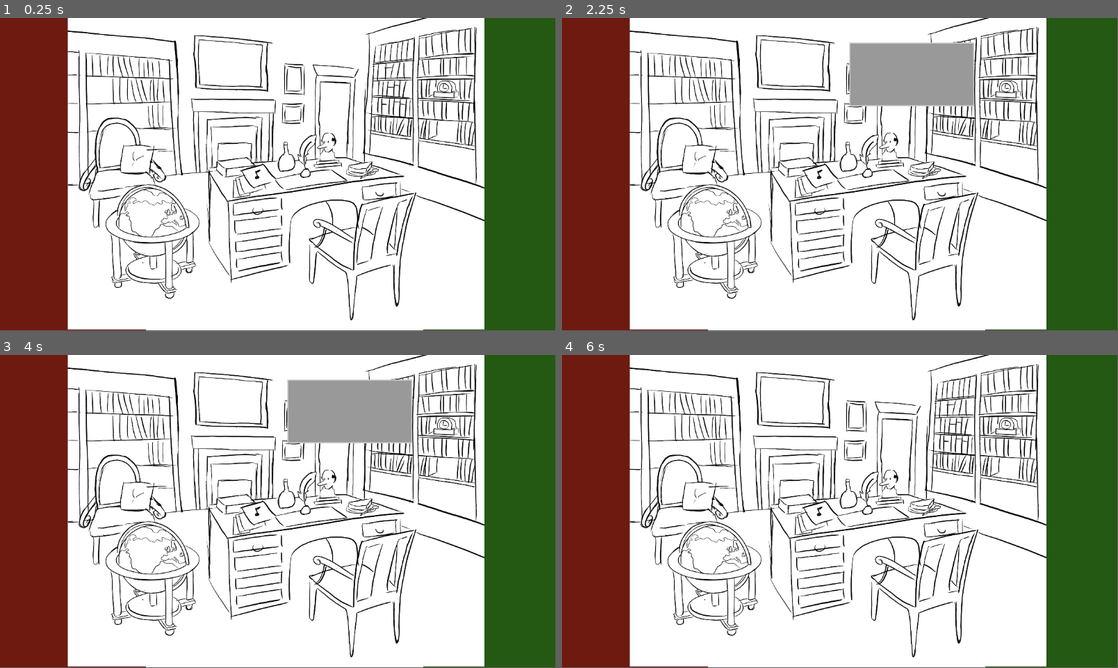
Above: before the commit, frames 1-4 (two rows, left to right).
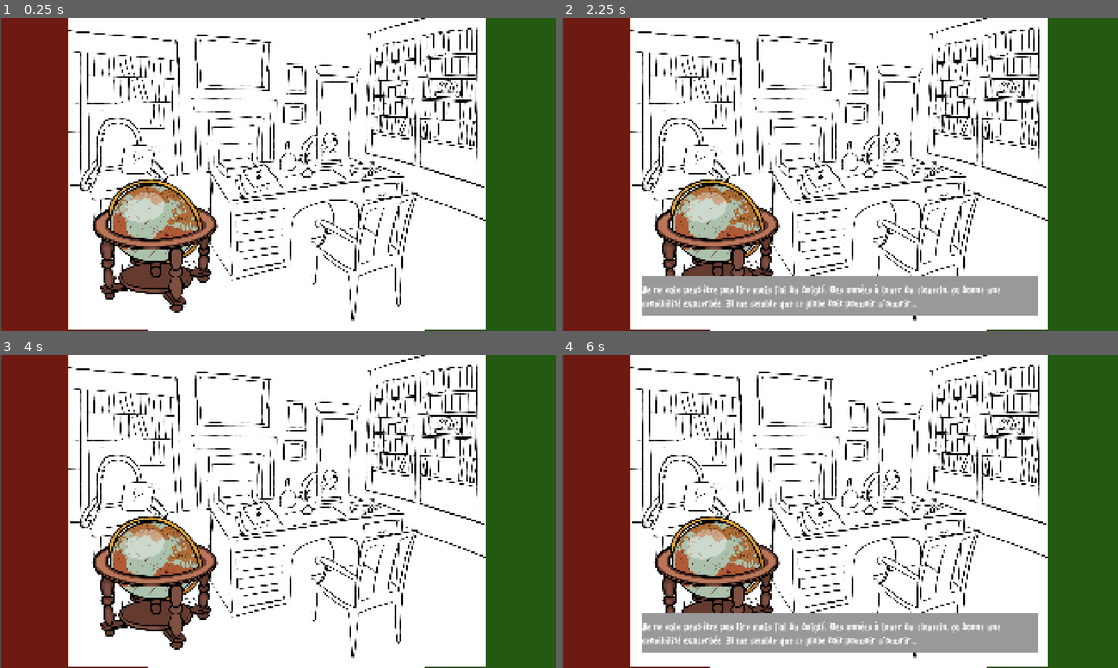
Above: after the commit, the same moments.

Repository: pyrrhosii/gamejam2026-project
Game: Godot game, scene res://scenes/cabinet_arlequina.tscn
The game is run twice, just before and just after one commit, with the same random seed, the same clock (stepped at 60 frames per second) and the same inputs. Before the commit the project has no main scene; this scene is started directly in both runs.
Inputs (mouse positions are in pixels of both pictures, inside the frame that each line leads up to; where the layout moved, square brackets give the same spot in the first picture):
- Up to frame 1 (0.25 s): no input
- Up to frame 2 (2.25 s): click (717, 227) [795, 64] at 0.5 s; click (717, 227) [795, 64] at 1.25 s; click (717, 227) [795, 64] at 2 s
- Up to frame 3 (4 s): tap Enter at 2.75 s; move the mouse to (400, 495) at 2.77 s; click (400, 495) at 2.92 s; tap Space at 3.5 s; move the mouse to (166, 527) at 3.52 s; click (166, 527) at 3.67 s
- Up to frame 4 (6 s): tap Enter at 4.25, 5.75 s; move the mouse to (895, 442) at 4.27 s; click (895, 442) at 4.42 s; tap Space at 5 s; move the mouse to (812, 574) at 5.02 s; click (812, 574) at 5.17 s; move the mouse to (1006, 558) at 5.77 s; click (1006, 558) at 5.92 s
In our replay, the window is 799x449 before the commit and 800x450 after it. These sizes can differ from the game's own. Grey fills any space a smaller window leaves; there, only what the larger window draws over its background counts as a difference.

The runs differ from the first frame. In frame 1, 20% of the frame differs, in the area x 0-88%, y 0-100%; in frame 2, 30%; in frame 3, 23%; in frame 4, 27%.

Commit message:
first scene

Diff:
--- a/project.godot
+++ b/project.godot
@@ -11,8 +11,16 @@
 [application]
 
 config/name="gamejam2026"
+run/main_scene="uid://tk2hpyngrorq"
 config/features=PackedStringArray("4.6", "Forward Plus")
 config/icon="res://assets/icon.svg"
+
+[display]
+
+window/size/viewport_width=1920
+window/size/viewport_height=1080
+window/size/resizable=false
+window/stretch/mode="canvas_items"
 
 [physics]
 
--- a/scenes/cabinet_arlequina.tscn
+++ b/scenes/cabinet_arlequina.tscn
@@ -1,13 +1,19 @@
 [gd_scene format=3 uid="uid://tk2hpyngrorq"]
 
 [ext_resource type="Texture2D" uid="uid://bgnh2oklp3flx" path="res://assets/cabinet.jpg" id="1_qiyoi"]
+[ext_resource type="Texture2D" uid="uid://byofryw3mq6x6" path="res://assets/globe-ferme.png" id="2_milfc"]
 [ext_resource type="Script" uid="uid://bnn4s2jqx8j27" path="res://scenes/buttonGlobe.gd" id="2_qiyoi"]
+[ext_resource type="FontFile" uid="uid://ba5qbl2c8qek2" path="res://fonts/Ancient Medium.ttf" id="3_whpie"]
 
 [sub_resource type="StyleBoxFlat" id="StyleBoxFlat_c6sfa"]
 border_width_left = 2
 border_width_top = 2
 border_width_right = 2
 border_width_bottom = 2
+
+[sub_resource type="LabelSettings" id="LabelSettings_qiyoi"]
+font = ExtResource("3_whpie")
+font_size = 38
 
 [node name="Cabinet-arlequina" type="Node2D" unique_id=942869782]
 
@@ -30,26 +36,40 @@
 texture = ExtResource("1_qiyoi")
 expand_mode = 1
 metadata/_edit_use_anchors_ = true
+metadata/_edit_lock_ = true
+
+[node name="CanvasLayer" type="CanvasLayer" parent="." unique_id=457794409]
+
+[node name="GlobeFerme" type="Sprite2D" parent="CanvasLayer" unique_id=300909261]
+position = Vector2(535, 785)
+scale = Vector2(0.6866197, 0.60791767)
+texture = ExtResource("2_milfc")
 
 [node name="dialogueBoxTableau" type="CanvasLayer" parent="." unique_id=775718855]
 follow_viewport_enabled = true
 
 [node name="TextureButton" type="TextureButton" parent="dialogueBoxTableau" unique_id=1979717359]
 anchors_preset = -1
-anchor_left = 0.365
-anchor_right = 0.47000003
-anchor_bottom = 0.231
-offset_left = -0.480011
-offset_top = 48.0
-offset_right = 0.5599365
-offset_bottom = 0.31199646
+anchor_left = 0.20700002
+anchor_top = 0.56100005
+anchor_right = 0.34100002
+anchor_bottom = 0.799
+offset_left = 16.559967
+offset_top = -21.880066
+offset_right = 0.27996826
+offset_bottom = 0.079956055
 script = ExtResource("2_qiyoi")
 
 [node name="Panel" type="Panel" parent="dialogueBoxTableau" unique_id=1602997527]
-offset_left = 596.0
-offset_top = 51.0
-offset_right = 855.0
-offset_bottom = 183.0
+anchors_preset = -1
+anchor_left = 0.143
+anchor_top = 0.82500005
+anchor_right = 0.85700005
+anchor_bottom = 0.95500004
+offset_left = 0.44000244
+offset_top = -6.1035156e-05
+offset_right = -0.44006348
+offset_bottom = -0.4000244
 theme_override_styles/panel = SubResource("StyleBoxFlat_c6sfa")
 
 [node name="container" type="MarginContainer" parent="dialogueBoxTableau/Panel" unique_id=1448657170]
@@ -57,11 +77,10 @@
 anchors_preset = -1
 anchor_right = 1.0320001
 anchor_bottom = 1.0
-offset_left = -66.0
-offset_top = -94.0
-offset_right = -61.93602
-offset_bottom = -94.0
+offset_right = -43.840088
 
 [node name="Label" type="Label" parent="dialogueBoxTableau/Panel/container" unique_id=813671938]
 layout_mode = 2
-text = "Ceci est un Tableau de maître"
+text = "Je ne sais peut-être pas lire mais j’ai du doigté. Des années à jouer du clavecin, ça donne une sensibilité exacerbée. Il me semble que ce globe doit pouvoir s’ouvrir…"
+label_settings = SubResource("LabelSettings_qiyoi")
+autowrap_mode = 2
--- a/scenes/cabinet_pantalone.tscn
+++ b/scenes/cabinet_pantalone.tscn
@@ -57,10 +57,7 @@
 anchors_preset = -1
 anchor_right = 1.0320001
 anchor_bottom = 1.0
-offset_left = -66.0
-offset_top = -94.0
-offset_right = -61.93602
-offset_bottom = -94.0
+offset_right = 4.063965
 
 [node name="Label" type="Label" parent="dialogueBoxTableau/Panel/container" unique_id=813671938]
 layout_mode = 2
Binary file added: assets/Ancient Medium.ttf
Not shown, added: assets/Ancient Medium.ttf.import
Not shown, added: assets/Heraldic Shadows.otf.import
Binary file added: assets/globe-ferme.png
Not shown, added: assets/globe-ferme.png.import
Binary file added: fonts/Ancient Medium.ttf
Not shown, added: fonts/Ancient Medium.ttf.import
